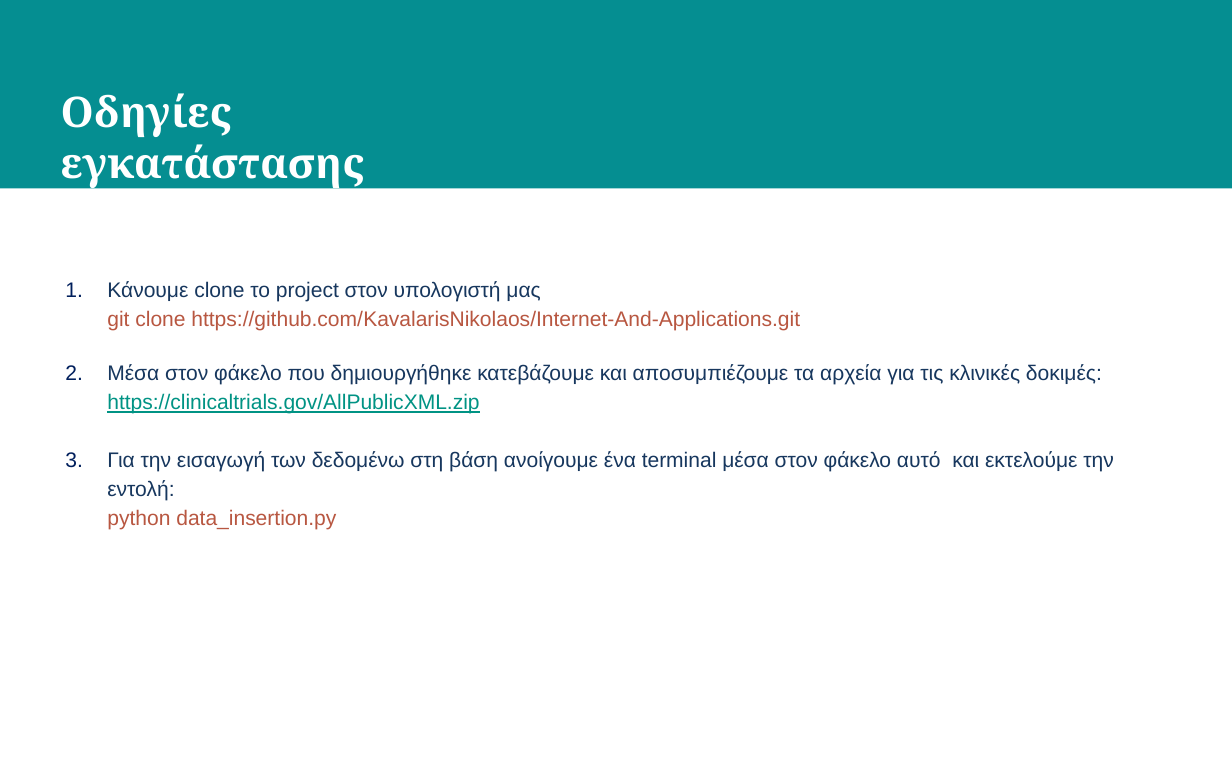
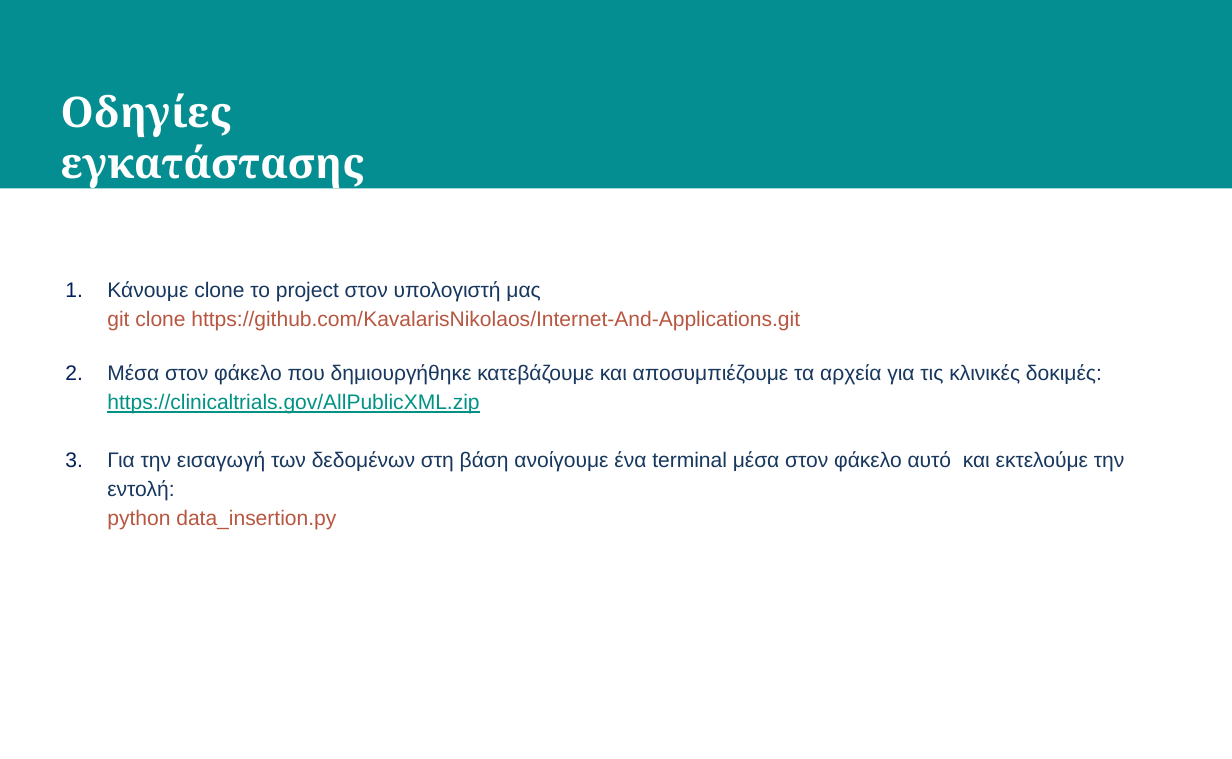
Before and after one commit to KavalarisNikolaos/Internet-And-Applications, a slide deck: slide 14 of Appathon-Ntua.pptx. Drawn at 1232x759 pixels with LibreOffice and Linux fonts; fonts in the diff are those of the drawing. Boxes give left, top, right and bottom in pixels: in the first picture for what was removed or moved away, otherwise in the second. Text is boxed around its words. In the diff, an @@ line names an element or a change of style, - is before the commit and + after.

```diff
--- a/Appathon-Ntua.pptx
+++ b/Appathon-Ntua.pptx
@@ text at (x1=107, y1=451, x2=1125, y2=530): text changed @@
-3. Για την εισαγωγή των δεδομένω στη βάση ανοίγουμε ένα terminal μέσα στον φάκελο αυτό και εκτελούμε την εντολή:
-   python data_insertion.py
+3. Για την εισαγωγή των δεδομένων στη βάση ανοίγουμε ένα terminal μέσα στον φάκελο αυτό και εκτελούμε την εντολή:
+   python data_insertion.py
```
Also in this commit, not shown: 1 other slide changed.
